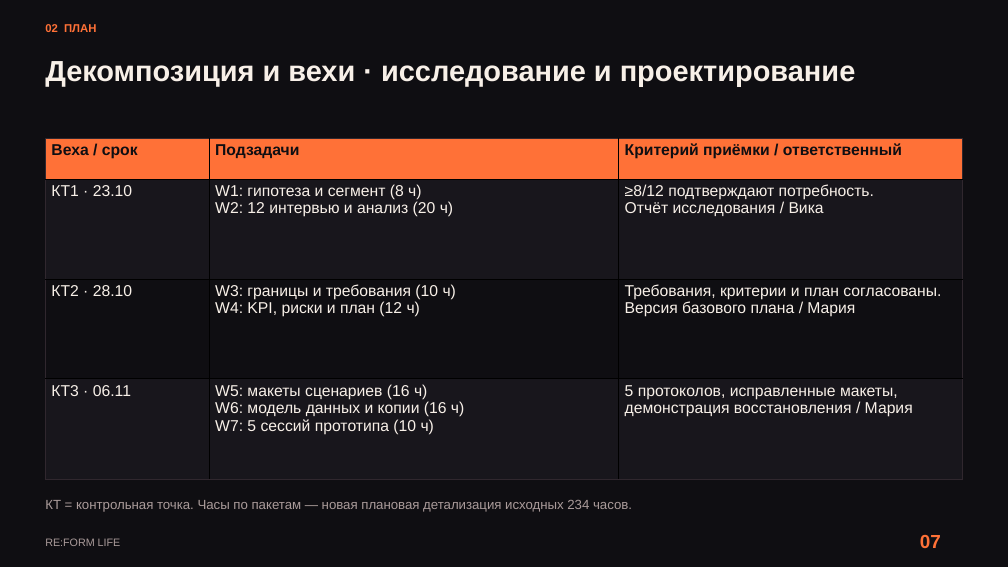
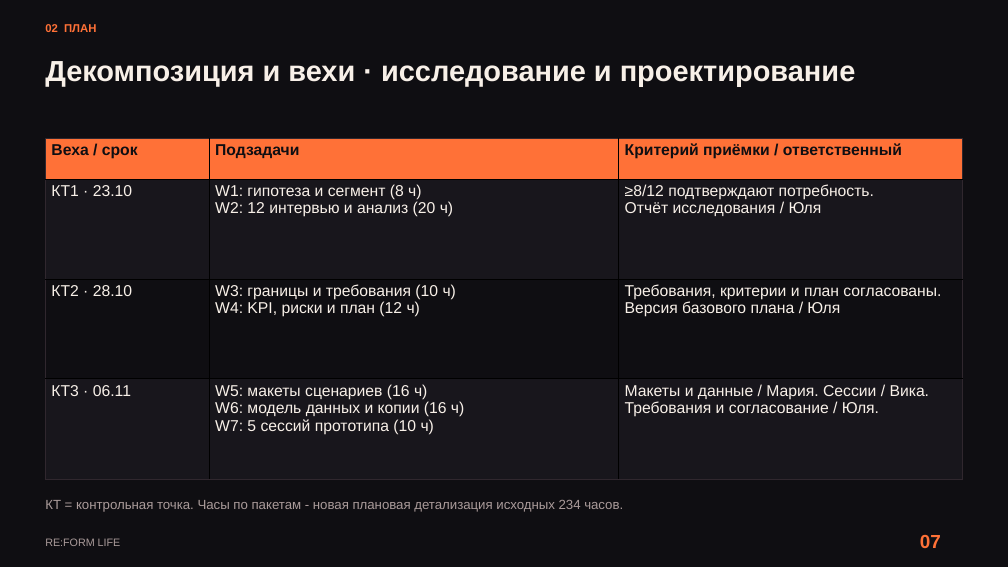
Before and after one commit to kartaamigo/RE-FORM-LIFE, a slide deck: slide 7 of docs/project-plan/RE_FORM_LIFE_Reviewed_Design.pptx. Drawn at 1008x567 pixels with LibreOffice and Linux fonts; fonts in the diff are those of the drawing. Boxes give left, top, right and bottom in pixels: in the first picture for what was removed or moved away, otherwise in the second. Text is boxed around its words. In the diff, an @@ line names an element or a change of style, - is before the commit and + after.

```diff
--- a/docs/project-plan/RE_FORM_LIFE_Reviewed_Design.pptx
+++ b/docs/project-plan/RE_FORM_LIFE_Reviewed_Design.pptx
@@ table at (45,138,963,478) @@
-row 2, column 3: ≥8/12 подтверждают потребность. / Отчёт исследования / Вика
+row 2, column 3: ≥8/12 подтверждают потребность. / Отчёт исследования / Юля
-row 3, column 3: Требования, критерии и план согласованы. / Версия базового плана / Мария
+row 3, column 3: Требования, критерии и план согласованы. / Версия базового плана / Юля
-row 4, column 3: 5 протоколов, исправленные макеты, / демонстрация восстановления / Мария
+row 4, column 3: Макеты и данные / Мария. Сессии / Вика. / Требования и согласование / Юля.
@@ text at (45,500,623,512): text changed @@
-КТ = контрольная точка. Часы по пакетам — новая плановая детализация исходных 234 часов.
+КТ = контрольная точка. Часы по пакетам - новая плановая детализация исходных 234 часов.
```
Also in this commit, not shown: 41 other slides changed, 1 other file.
